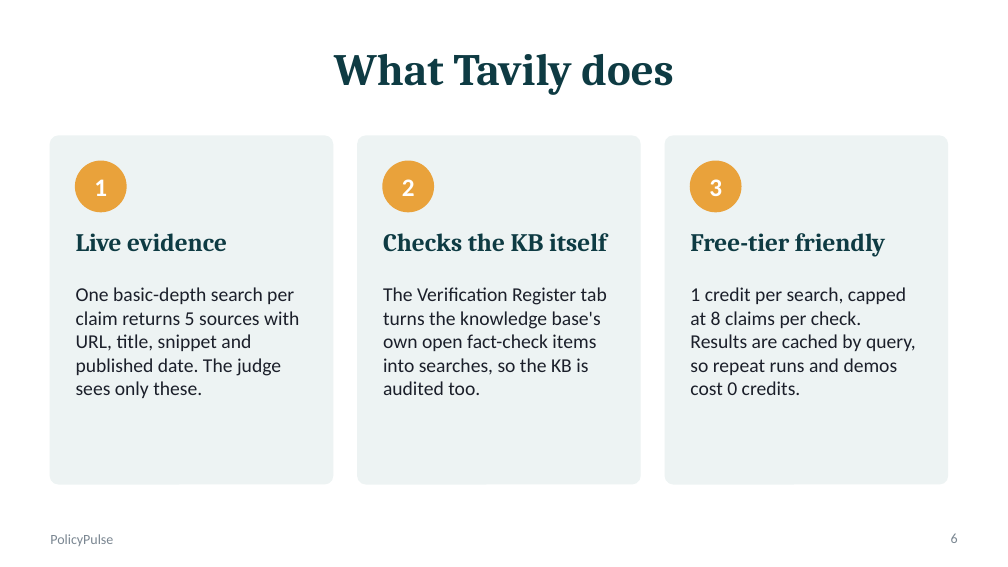
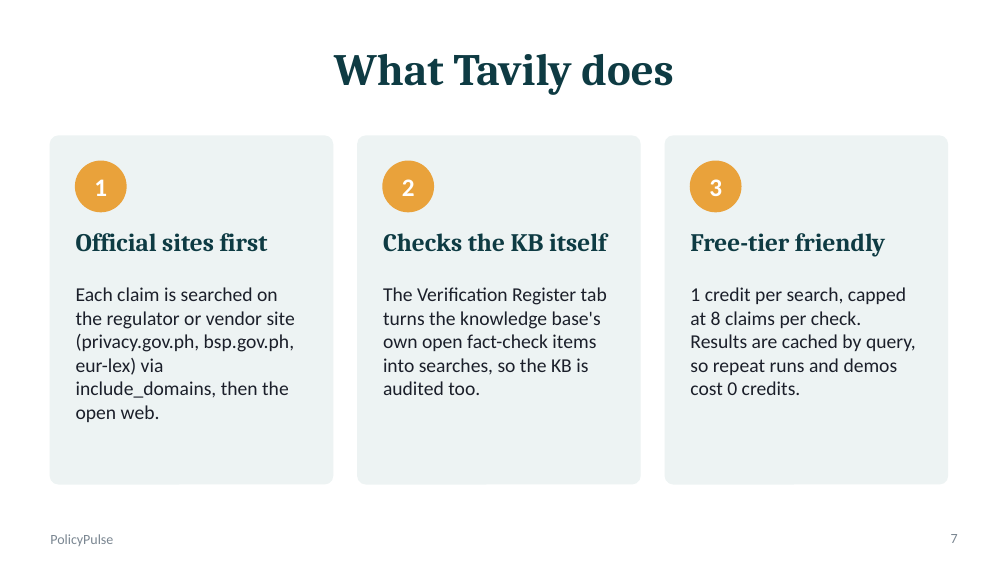
Before and after one commit to sxdkling-ops/policypulse, a slide deck: slide 7 of docs/PolicyPulse_Deck.pptx (slide 6 before the commit). Drawn at 1008x567 pixels with LibreOffice and Linux fonts; fonts in the diff are those of the drawing. Boxes give left, top, right and bottom in pixels: in the first picture for what was removed or moved away, otherwise in the second. Text is boxed around its words. In the diff, an @@ line names an element or a change of style, - is before the commit and + after.

```diff
--- a/docs/PolicyPulse_Deck.pptx
+++ b/docs/PolicyPulse_Deck.pptx
@@ text at (x1=76, y1=233, x2=268, y2=252): text changed @@
-Live evidence
+Official sites first
@@ text at (x1=76, y1=287, x2=295, y2=422): text changed @@
-One basic-depth search per claim returns 5 sources with URL, title, snippet and published date. The judge sees only these.
+Each claim is searched on the regulator or vendor site (privacy.gov.ph, bsp.gov.ph, eur-lex) via include_domains, then the open web.
@@ page number at (x1=951, y1=534, x2=958, y2=543): text changed @@
-6
+7
```
Also in this commit, not shown: 5 other slides changed, 1 slide added, 14 other files.
